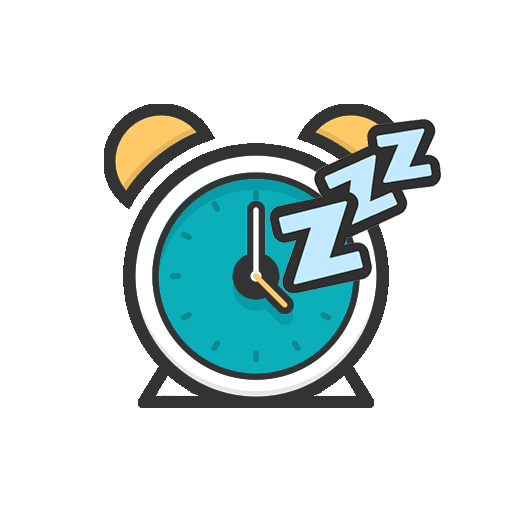
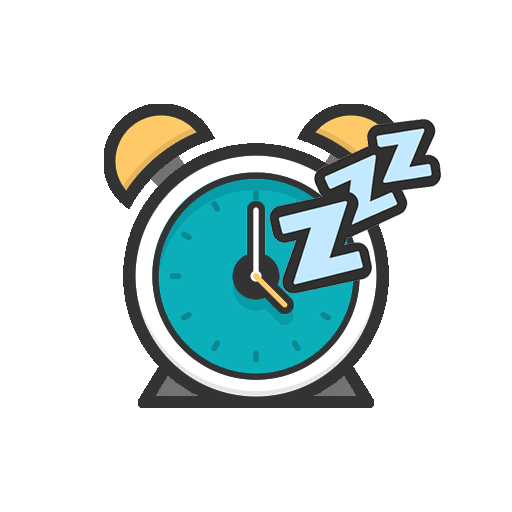
Revision of a layered (512, 512) image; what changed, layer by layer:
painted on "Livello 1" over [151, 154, 356, 396]
